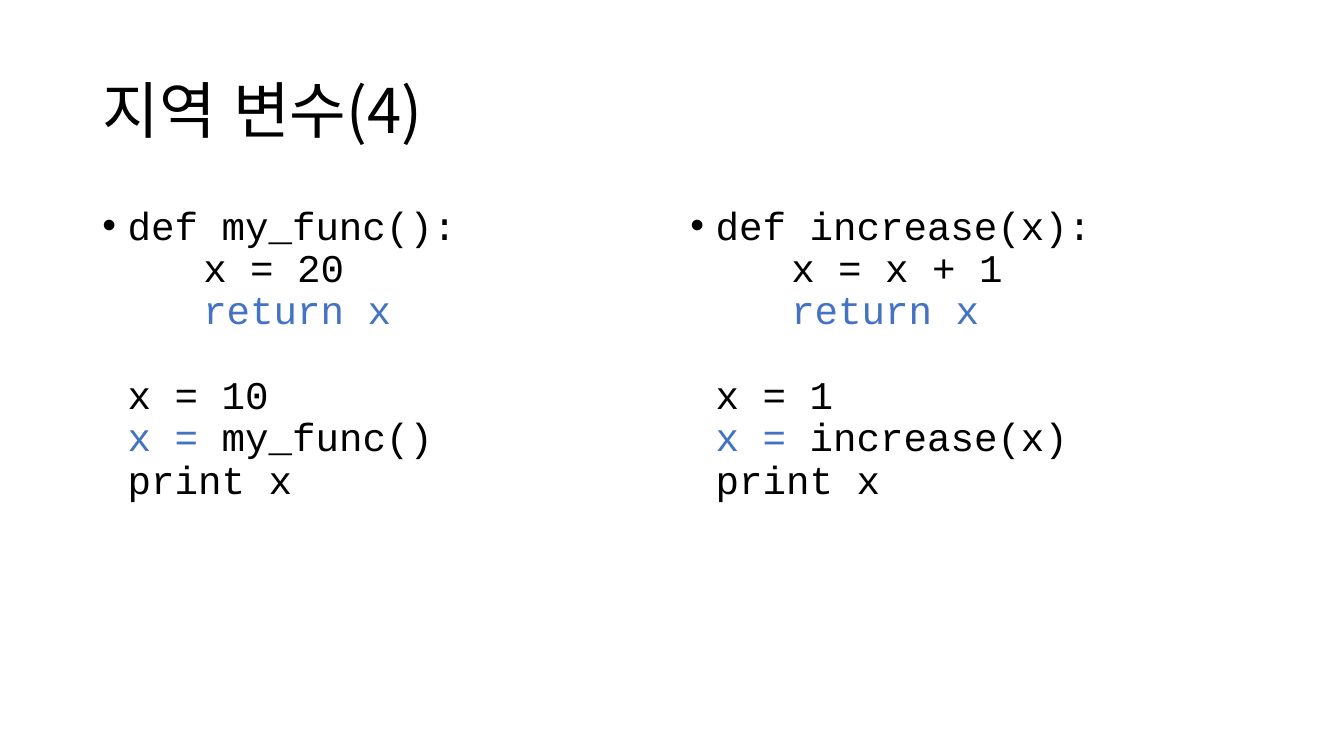
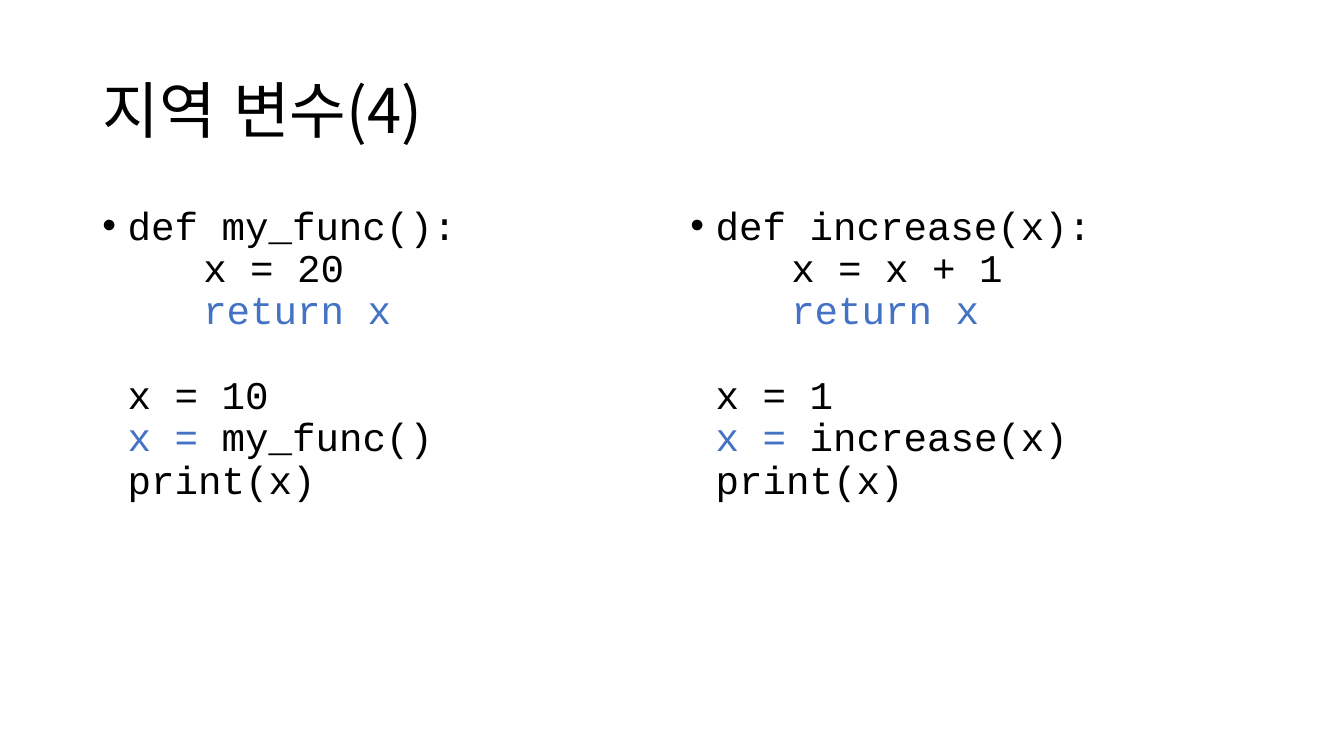
Before and after one commit to ksublee/SPuP, a slide deck: slide 14 of ppt/Python_4_함수.pptx. Drawn at 1344x756 pixels with LibreOffice and Linux fonts; fonts in the diff are those of the drawing. Boxes give left, top, right and bottom in pixels: in the first picture for what was removed or moved away, otherwise in the second. Text is boxed around its words. In the diff, an @@ line names an element or a change of style, - is before the commit and + after.

Commit message:
update

```diff
--- a/ppt/Python_4_함수.pptx
+++ b/ppt/Python_4_함수.pptx
@@ text at (128, 212, 457, 502): text changed @@
-• def my_func():
-  x = 20
-  return x
-  x = 10
-  x = my_func()
-  print x
+• def my_func():
+  x = 20
+  return x
+  x = 10
+  x = my_func()
+  print(x)
@@ text at (716, 212, 1092, 502): text changed @@
-• def increase(x):
-  x = x + 1
-  return x
-  x = 1
-  x = increase(x)
-  print x
+• def increase(x):
+  x = x + 1
+  return x
+  x = 1
+  x = increase(x)
+  print(x)
```
Also in this commit, not shown: 6 other slides changed.
